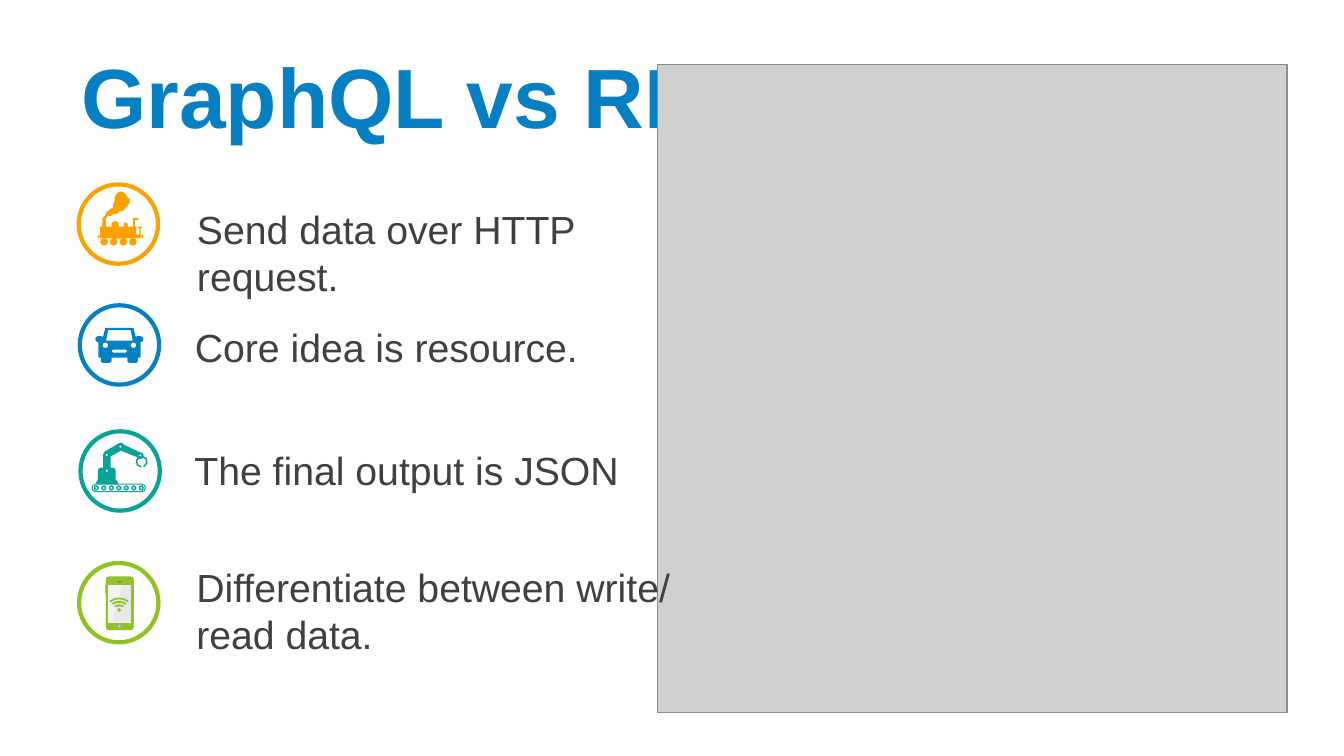
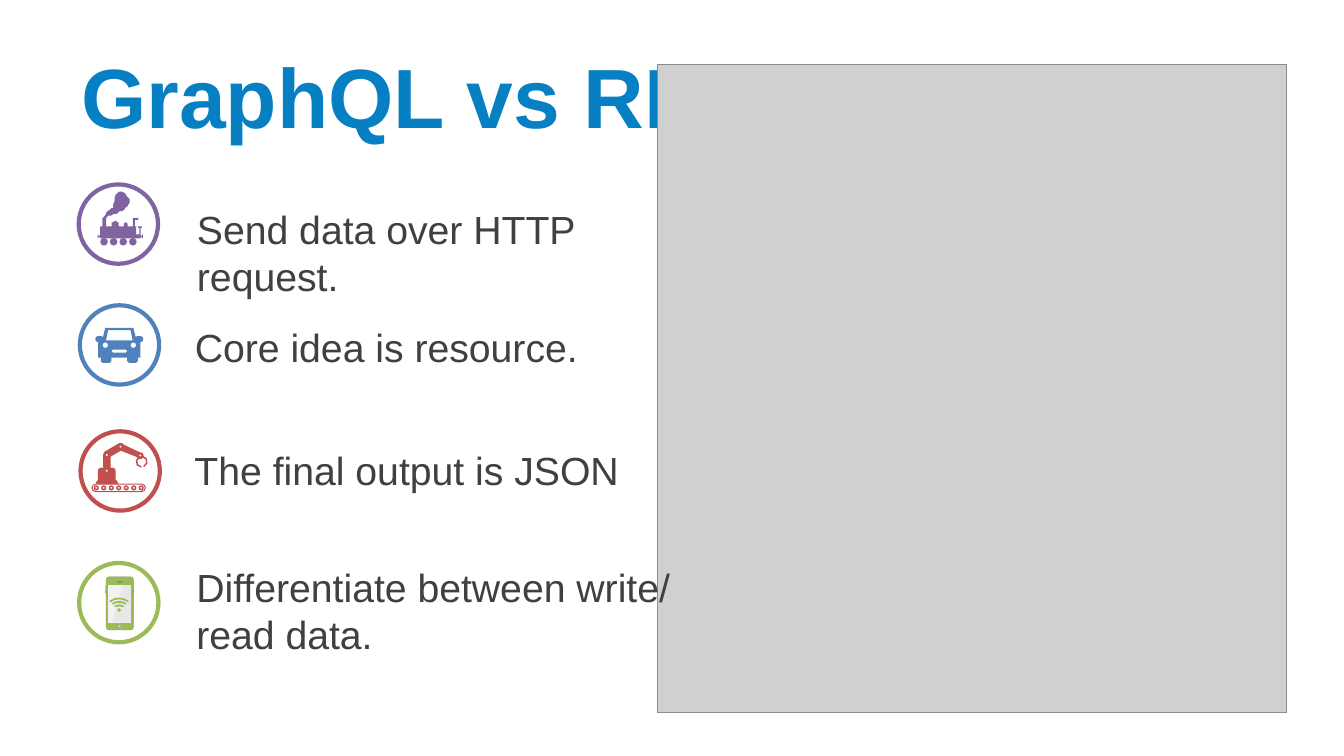
Before and after one commit to thanhlongvl/sportdemo, a slide deck: slide 7 of thuyettrinhgfinal_1.pptx. Drawn at 1344x756 pixels with LibreOffice and Linux fonts; fonts in the diff are those of the drawing; grey boxes stand for pictures. Boxes give left, top, right and bottom in pixels: in the first picture for what was removed or moved away, otherwise in the second. Text is boxed around its words. In the diff, an @@ line names an element or a change of style, - is before the commit and + after.

```diff
--- a/thuyettrinhgfinal_1.pptx
+++ b/thuyettrinhgfinal_1.pptx
@@ ellipse at (x1=79, y1=185, x2=158, y2=264): outline #FBA200 3 pt to #8064A2 3 pt @@
@@ freeform shape at (x1=98, y1=192, x2=143, y2=238): fill #FBA200 to #8064A2; outline redrawn @@
@@ fill #FBA200 to #8064A2 in 4 elements at (x1=100, y1=238, x2=108, y2=246), (x1=110, y1=238, x2=118, y2=246), (x1=120, y1=238, x2=128, y2=246), (x1=129, y1=238, x2=137, y2=246) @@
@@ ellipse at (x1=80, y1=306, x2=159, y2=385): outline #0680C3 3 pt to #4F81BD 3 pt @@
@@ freeform shape at (x1=96, y1=328, x2=143, y2=363): fill #0680C3 to #4F81BD; outline redrawn @@
@@ ellipse at (x1=81, y1=432, x2=160, y2=511): outline #07A398 3 pt to #C0504D 3 pt @@
@@ freeform shape at (x1=96, y1=443, x2=147, y2=484): fill #07A398 to #C0504D; outline redrawn @@
@@ freeform shape at (x1=92, y1=484, x2=146, y2=492): fill #07A398 to #C0504D; outline redrawn @@
@@ ellipse at (x1=80, y1=564, x2=159, y2=643): outline #90C221 3 pt to #9BBB59 3 pt @@
@@ freeform shape at (x1=105, y1=585, x2=106, y2=589): outline redrawn @@
@@ freeform shape at (x1=106, y1=577, x2=134, y2=630): fill #90C221 to #9BBB59; outline redrawn @@
@@ freeform shape at (x1=110, y1=598, x2=129, y2=612): fill #90C221 to #9BBB59; outline redrawn @@
@@ freeform shape at (x1=132, y1=589, x2=133, y2=593): outline redrawn @@
```
Also in this commit, not shown: 24 other slides changed, 1 slide added, 2 other files.
